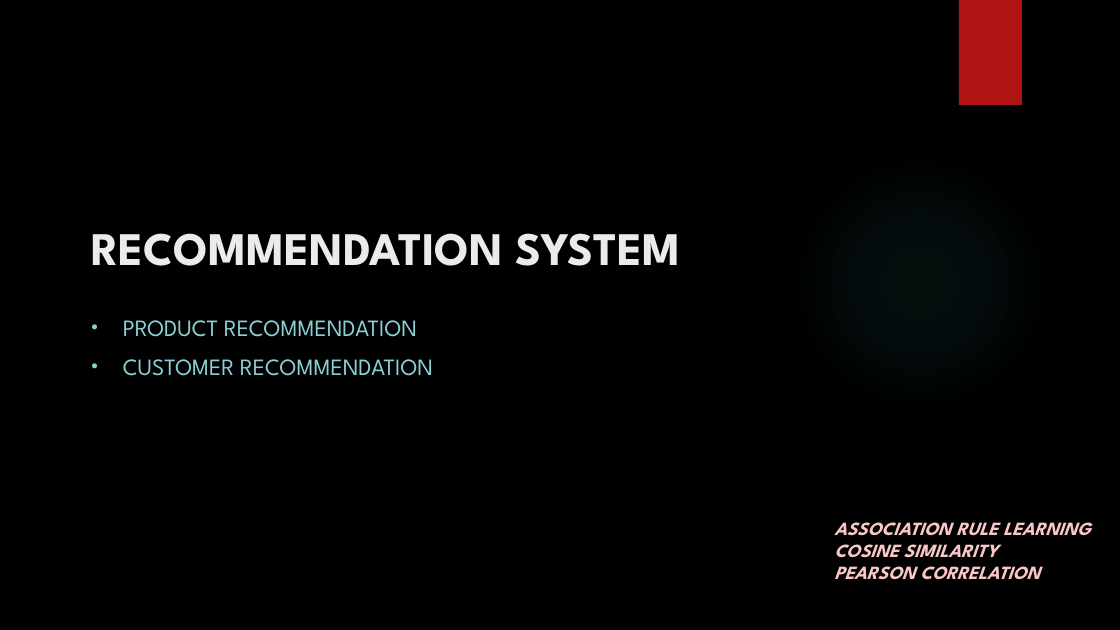
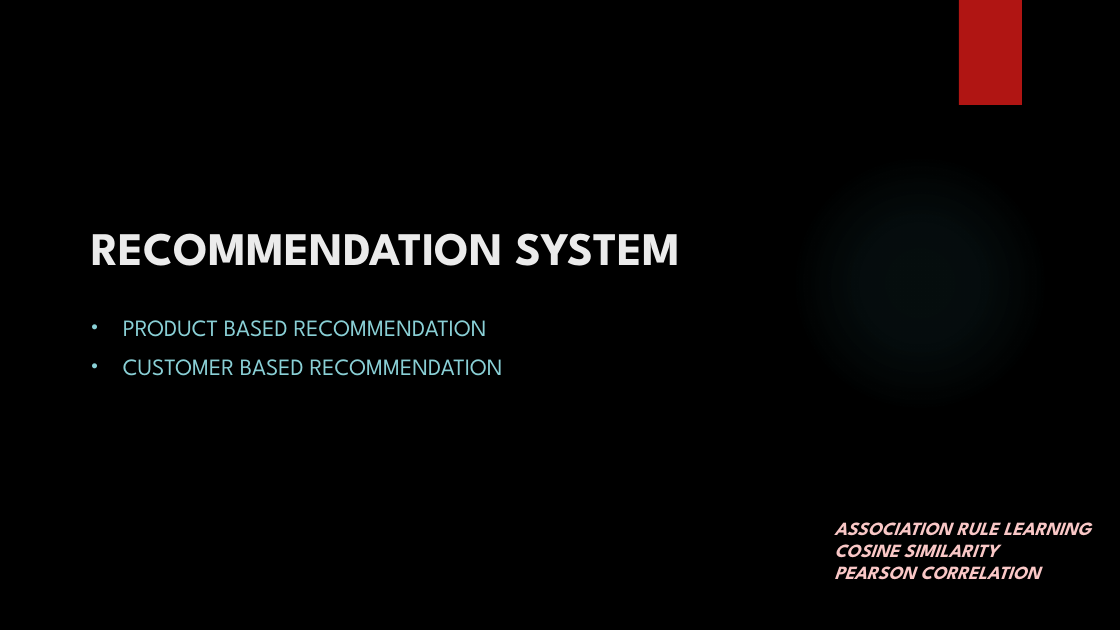
Before and after one commit to madhuhasa/digital-alpha, a slide deck: slide 25 of project/DIGITAL MARKETING.pptx. Drawn at 1120x630 pixels with LibreOffice and Linux fonts; fonts in the diff are those of the drawing; background and template pictures are left out. Boxes give left, top, right and bottom in pixels: in the first picture for what was removed or moved away, otherwise in the second. Text is boxed around its words. In the diff, an @@ line names an element or a change of style, - is before the commit and + after.

```diff
--- a/project/DIGITAL MARKETING.pptx
+++ b/project/DIGITAL MARKETING.pptx
@@ text at [123,320,503,376]: text changed @@
-• PRODUCT RECOMMENDATION
-• CUSTOMER RECOMMENDATION
+• PRODUCT BASED RECOMMENDATION
+• CUSTOMER BASED RECOMMENDATION
```
Also in this commit, not shown: 4 other slides changed, 2 slides added.
